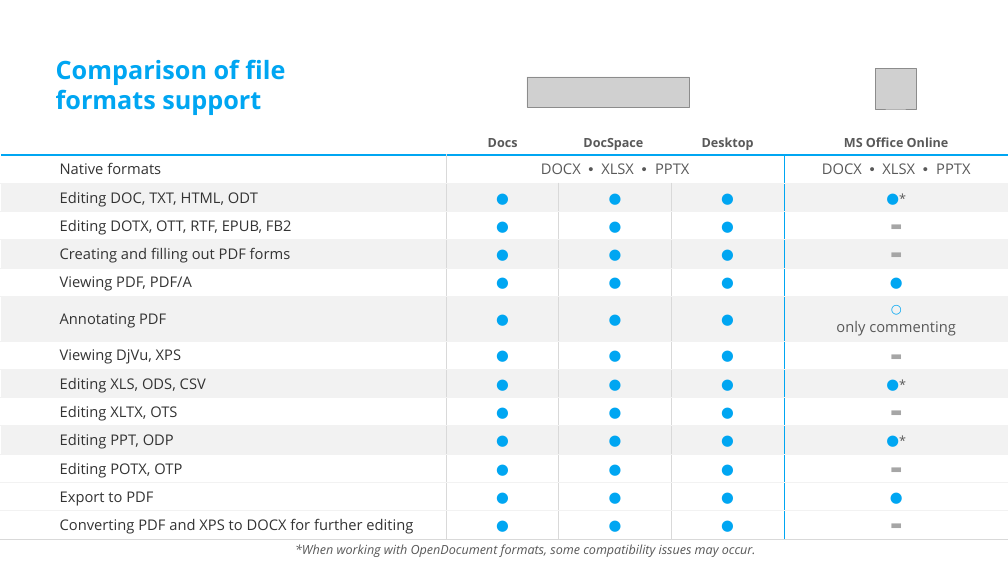
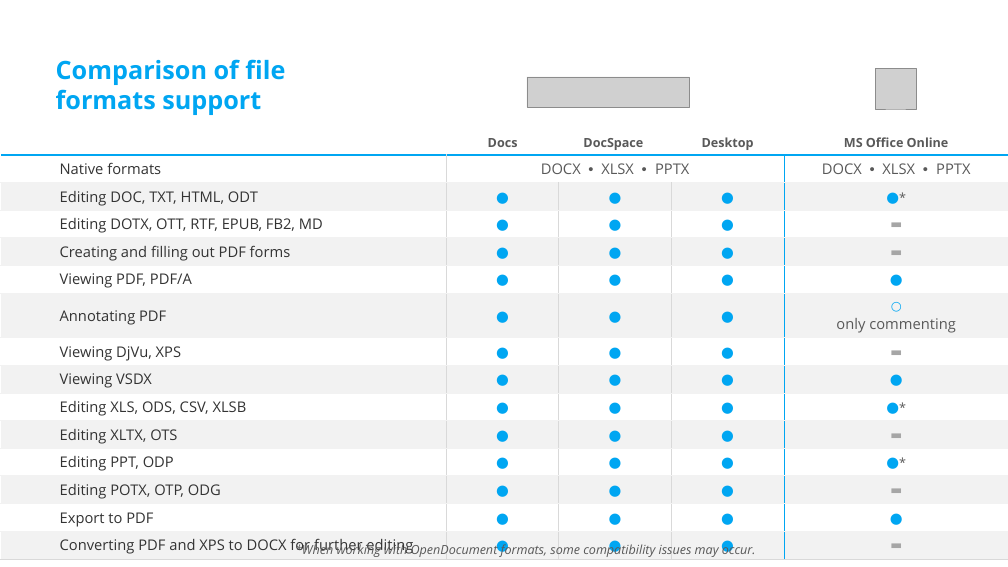
Before and after one commit to ONLYOFFICE/static.onlyoffice.com, a slide deck: slide 19 of assets/docs/samples/oo-ms-online.ppsx. Drawn at 1008x567 pixels with LibreOffice and Linux fonts; fonts in the diff are those of the drawing; grey boxes stand for pictures; background and template pictures are left out. Boxes give left, top, right and bottom in pixels: in the first picture for what was removed or moved away, otherwise in the second. Text is boxed around its words. In the diff, an @@ line names an element or a change of style, - is before the commit and + after.

Commit message:
/best-*-alternative: update 4 presentations.

```diff
--- a/assets/docs/samples/oo-ms-online.ppsx
+++ b/assets/docs/samples/oo-ms-online.ppsx
@@ table at (0,76,1008,559) @@
-row 4, column 1: Editing DOTX, OTT, RTF, EPUB, FB2
+row 4, column 1: Editing DOTX, OTT, RTF, EPUB, FB2, MD
-row 9: Editing XLS, ODS, CSV | ● | ● | ● | ●* | 
+row 9: Viewing VSDX | ● | ● | ● | ● | 
+row 10: Editing XLS, ODS, CSV, XLSB | ● | ● | ● | ●* | 
-row 13, column 1: Editing POTX, OTP
+row 13, column 1: Editing POTX, OTP, ODG
```
Also in this commit, not shown: 6 other slides changed, 3 other files.
